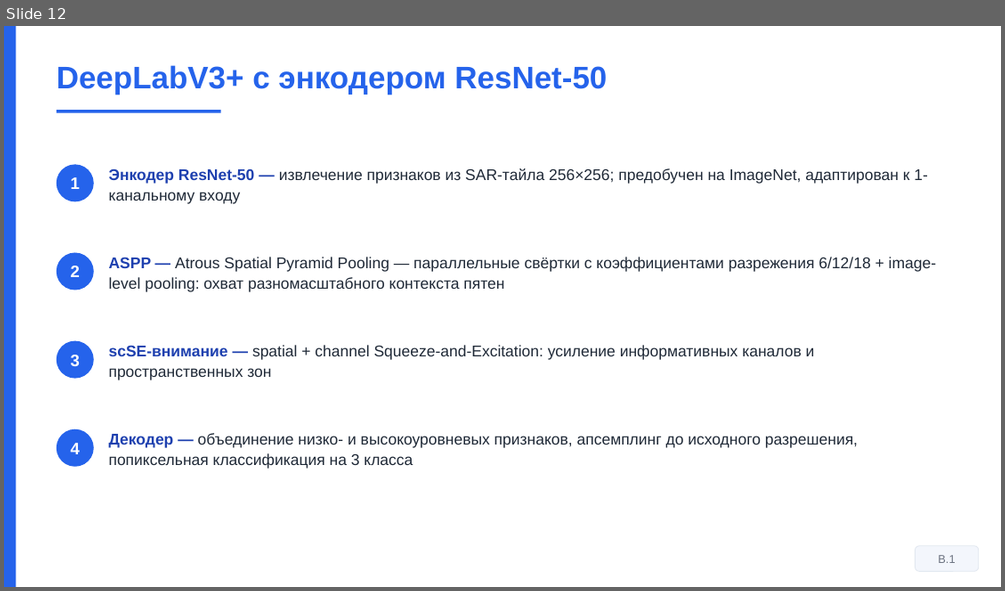
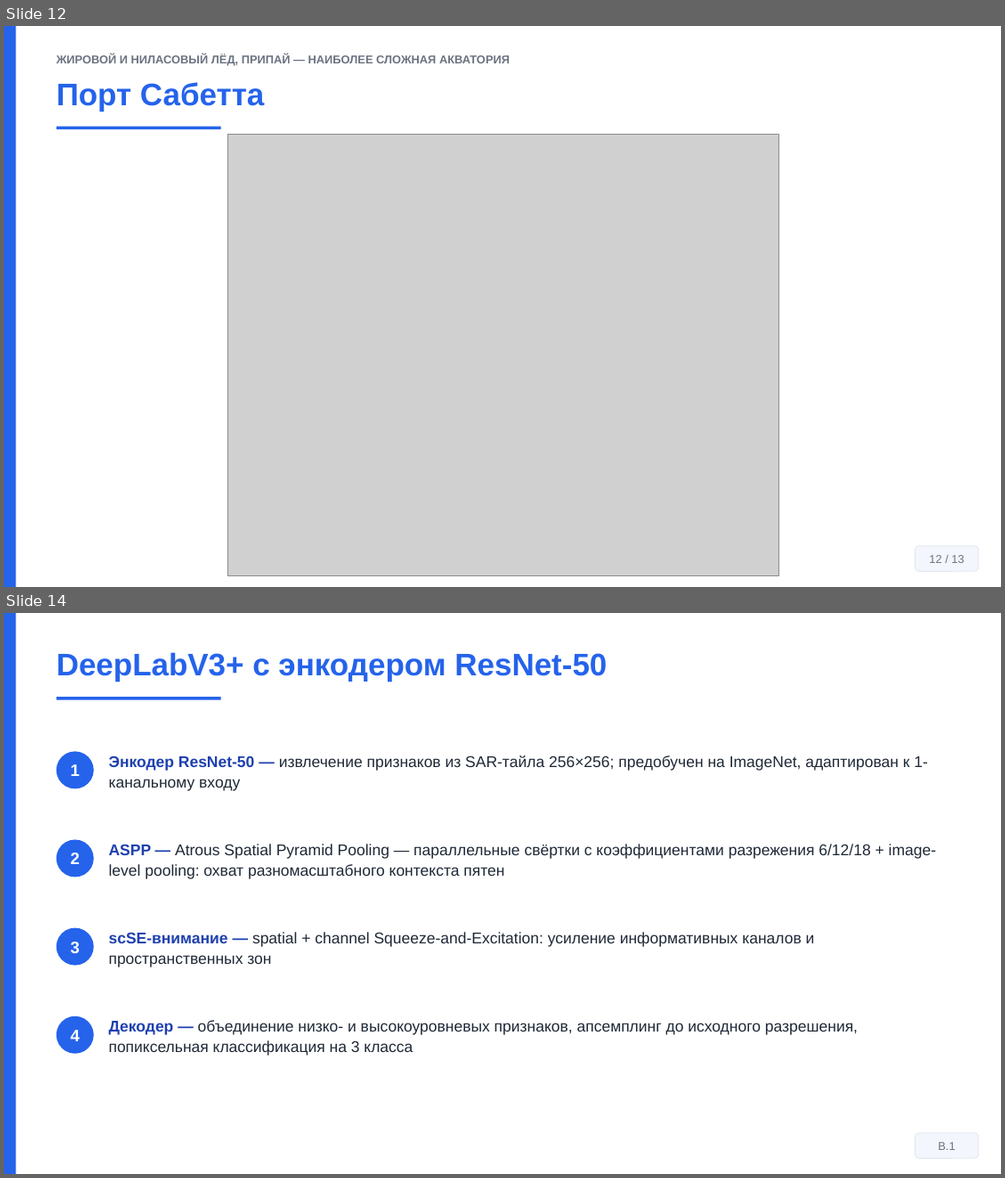
Before and after one commit to Confucius-hub/spbu_db_hw, a slide deck: thesis/vkr_final/Презентация_Финал_Байханов_2026.pptx. Shown one above the other, each under a label of ours: slide 12 before the commit, slides 12 and 14 after it; the slides between them are not shown. The pictures are 1005x591 and 1005x1178 pixels, drawn with LibreOffice and Linux fonts; fonts in the diff are those of the drawing; grey boxes stand for pictures. Boxes give left, top, right and bottom in pixels: in the first picture for what was removed or moved away, otherwise in the second. Text is boxed around its words. In the diff, an @@ line names an element or a change of style, - is before the commit and + after.

```diff
--- a/thesis/vkr_final/Презентация_Финал_Байханов_2026.pptx
+++ b/thesis/vkr_final/Презентация_Финал_Байханов_2026.pptx
@@ slide 12 added at [4, 26, 1001, 587], background #FFFFFF @@
@@ rectangle added at [4, 26, 16, 587], fill #2563EB @@
@@ text added at [57, 54, 510, 66], 11 pt, text #6B7280, bold @@
+ЖИРОВОЙ И НИЛАСОВЫЙ ЛЁД, ПРИПАЙ — НАИБОЛЕЕ СЛОЖНАЯ АКВАТОРИЯ
@@ text added at [57, 82, 264, 111], 30 pt, text #2563EB, bold @@
+Порт Сабетта
@@ rectangle added at [57, 127, 221, 129], fill #2563EB @@
@@ picture added at [227, 135, 779, 576] @@
@@ rounded rectangle added at [914, 546, 979, 572], fill #F3F6FC, outline #E2E8F0 0.75 pt, 11 pt, text #6B7280 @@
+12 / 13
@@ what was slide 12 is now slide 14 @@
```
Also in this commit, not shown: 10 slides changed, 2 other slides added, 1 slide removed, 5 other files.
